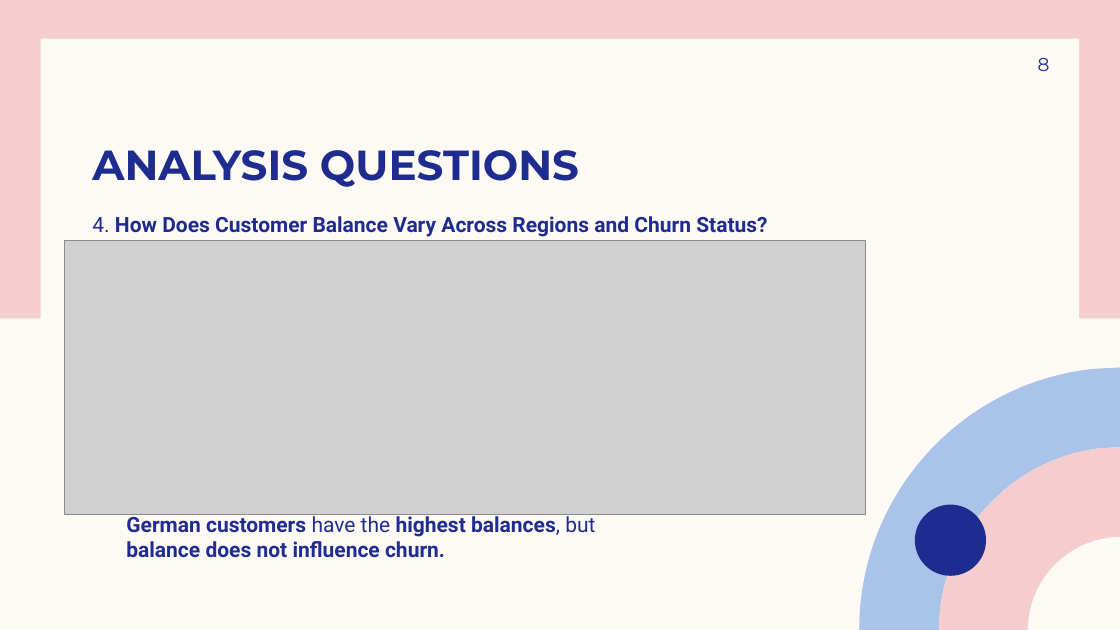
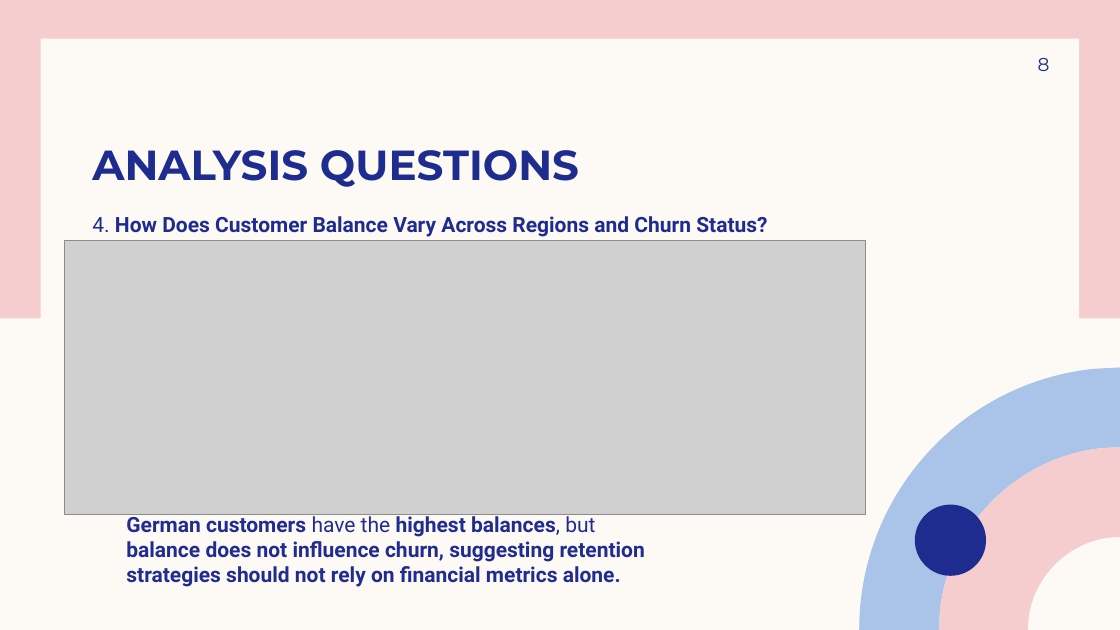
Before and after one commit to aelgarem1/Bank-Churn-Analysis, a slide deck: slide 8 of Bankchurn.pptx. Drawn at 1120x630 pixels with LibreOffice and Linux fonts; fonts in the diff are those of the drawing; grey boxes stand for pictures. Boxes give left, top, right and bottom in pixels: in the first picture for what was removed or moved away, otherwise in the second. Text is boxed around its words. In the diff, an @@ line names an element or a change of style, - is before the commit and + after.

```diff
--- a/Bankchurn.pptx
+++ b/Bankchurn.pptx
@@ text at (126, 512, 645, 587): text changed @@
-German customers have the highest balances, but balance does not influence churn.
+German customers have the highest balances, but balance does not influence churn, suggesting retention strategies should not rely on financial metrics alone.
```
Also in this commit, not shown: 4 other slides changed.
